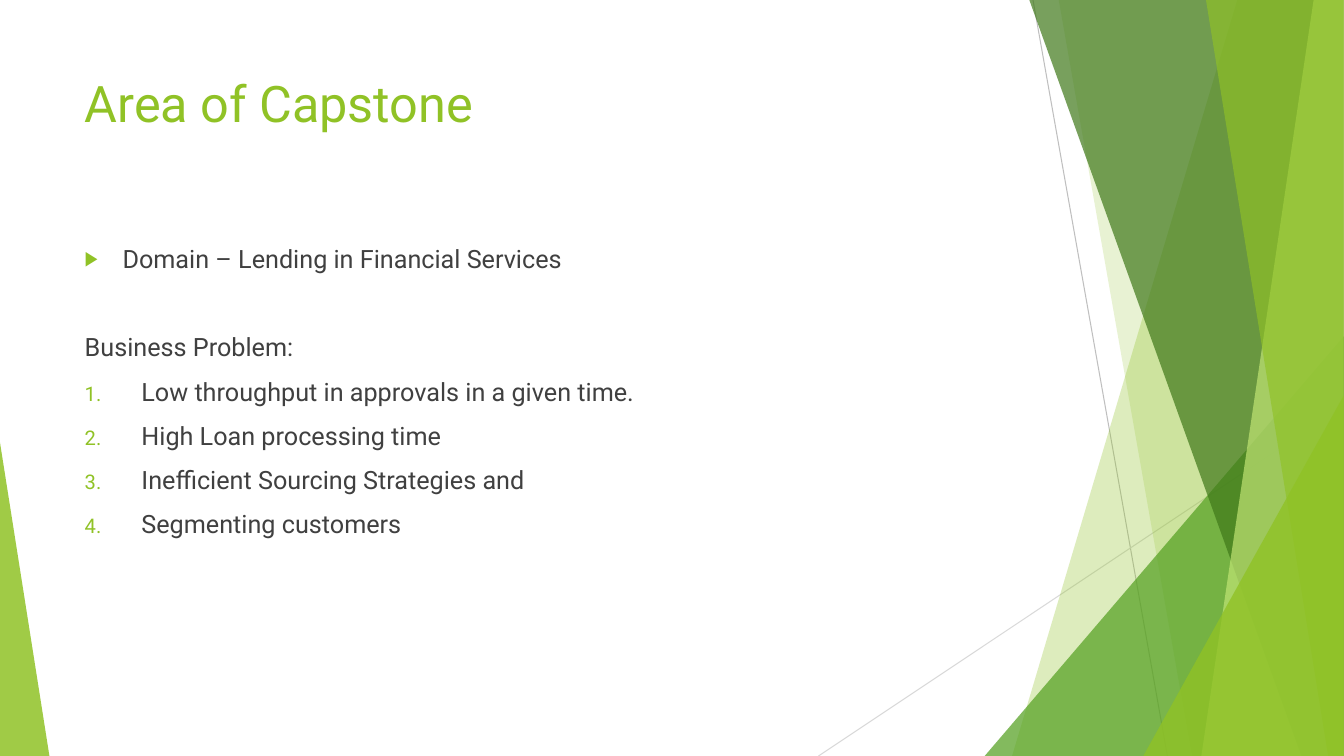
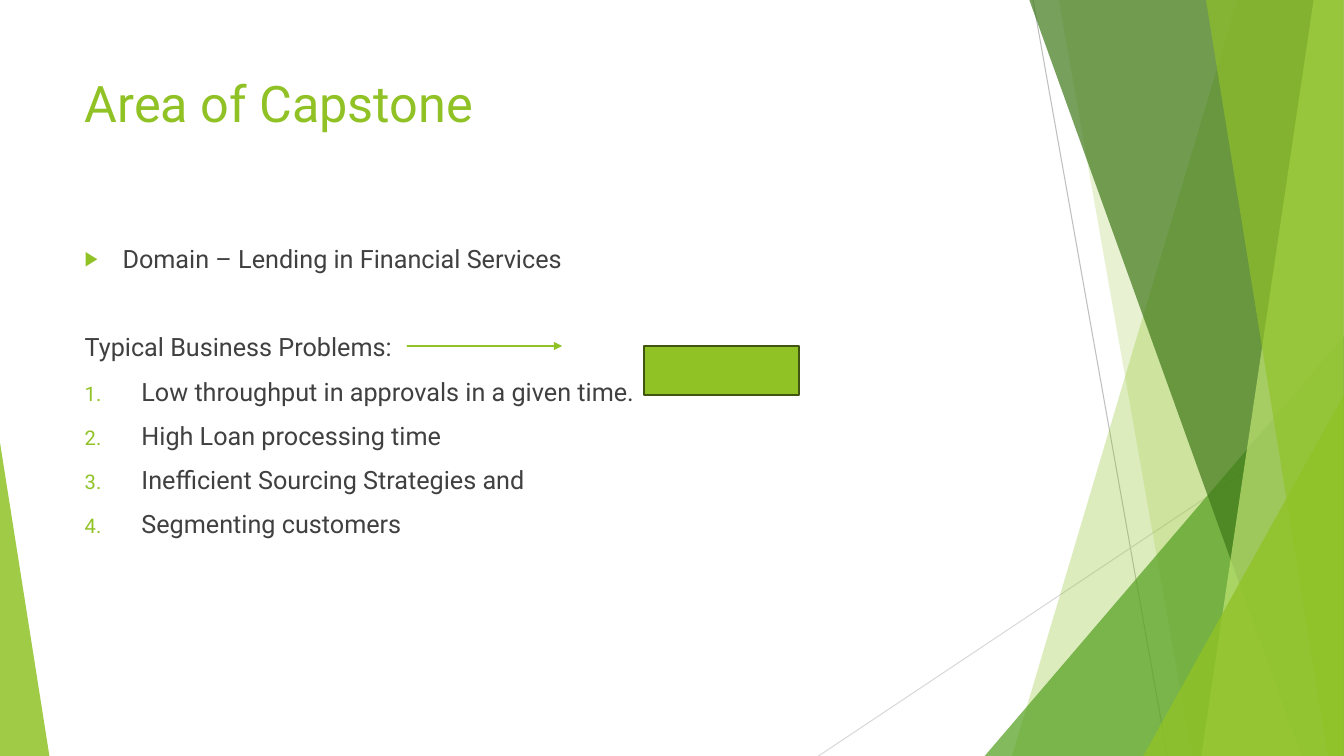
Before and after one commit to botchavs/capstone, a slide deck: slide 2 of Sprint1.pptx. Drawn at 1344x756 pixels with LibreOffice and Linux fonts; fonts in the diff are those of the drawing. Boxes give left, top, right and bottom in pixels: in the first picture for what was removed or moved away, otherwise in the second. Text is boxed around its words. In the diff, an @@ line names an element or a change of style, - is before the commit and + after.

```diff
--- a/Sprint1.pptx
+++ b/Sprint1.pptx
@@ text at (85, 337, 391, 362): text changed @@
-Business Problem:
+Typical Business Problems:
@@ arrow added from (407, 346) to (563, 346), #90C226 1 pt @@
@@ rectangle added at (644, 346, 800, 394), fill #90C226, outline #3F5511 1.5 pt @@
```
Also in this commit, not shown: 2 other slides changed, 1 slide added.
